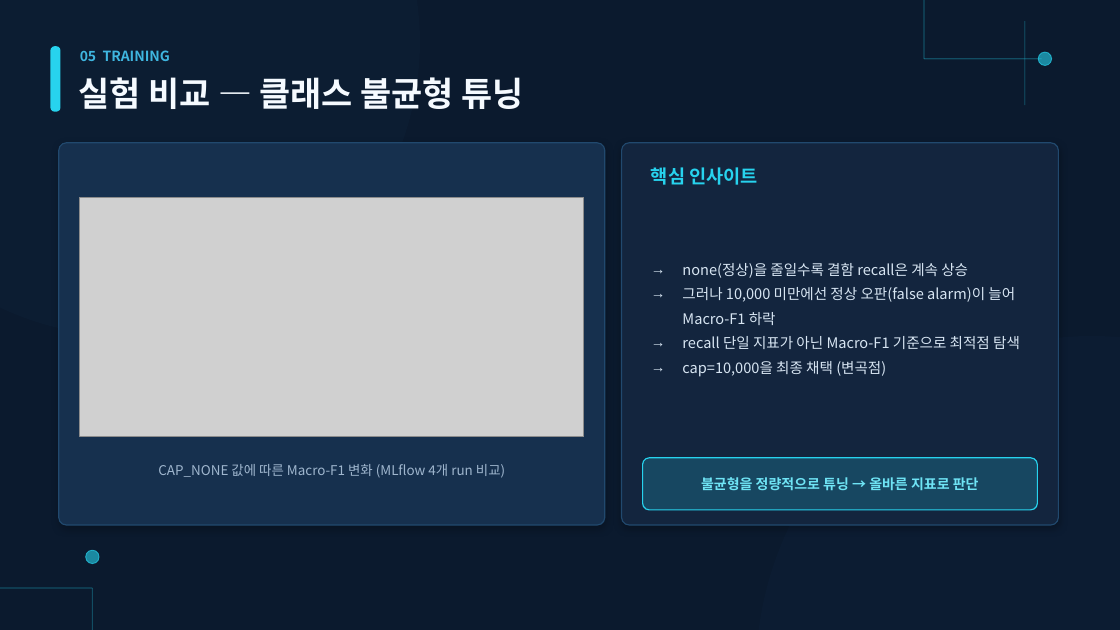
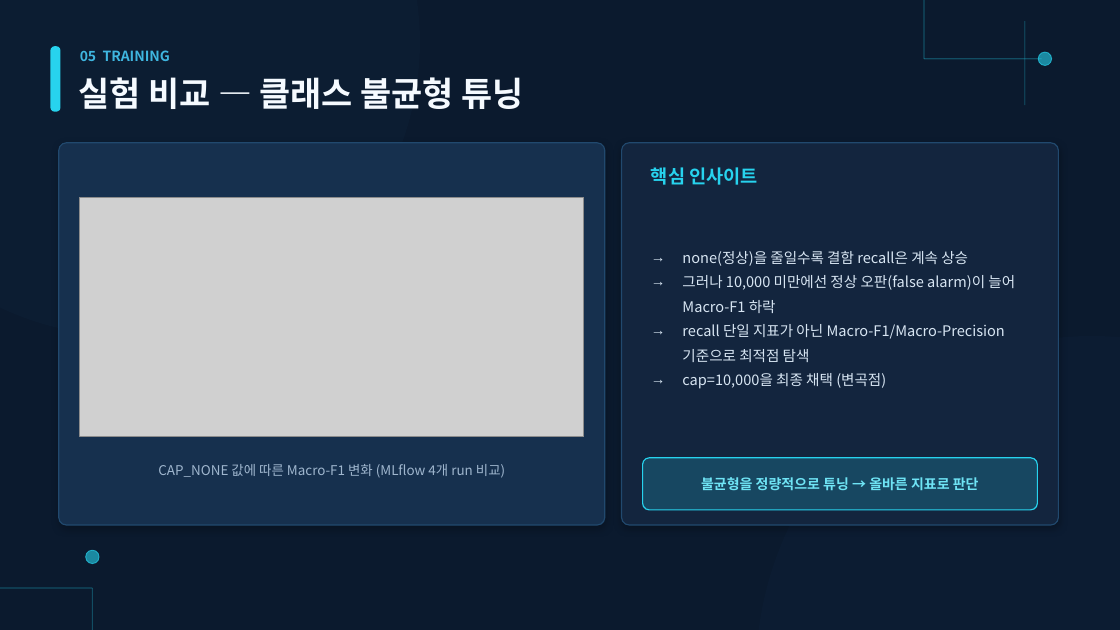
Before and after one commit to dldmswn0293-stack/wafer, a slide deck: slide 10 of 딥러닝_산출물_웨이퍼_v4.pptx. Drawn at 1120x630 pixels with LibreOffice and Linux fonts; fonts in the diff are those of the drawing; grey boxes stand for pictures. Boxes give left, top, right and bottom in pixels: in the first picture for what was removed or moved away, otherwise in the second. Text is boxed around its words. In the diff, an @@ line names an element or a change of style, - is before the commit and + after.

```diff
--- a/딥러닝_산출물_웨이퍼_v4.pptx
+++ b/딥러닝_산출물_웨이퍼_v4.pptx
@@ text at [682,324,1005,362]: text changed @@
-→ recall 단일 지표가 아닌 Macro-F1 기준으로 최적점 탐색
+→ recall 단일 지표가 아닌 Macro-F1/Macro-Precision 기준으로 최적점 탐색
```
Also in this commit, not shown: 1 slide added, 5 other files.
